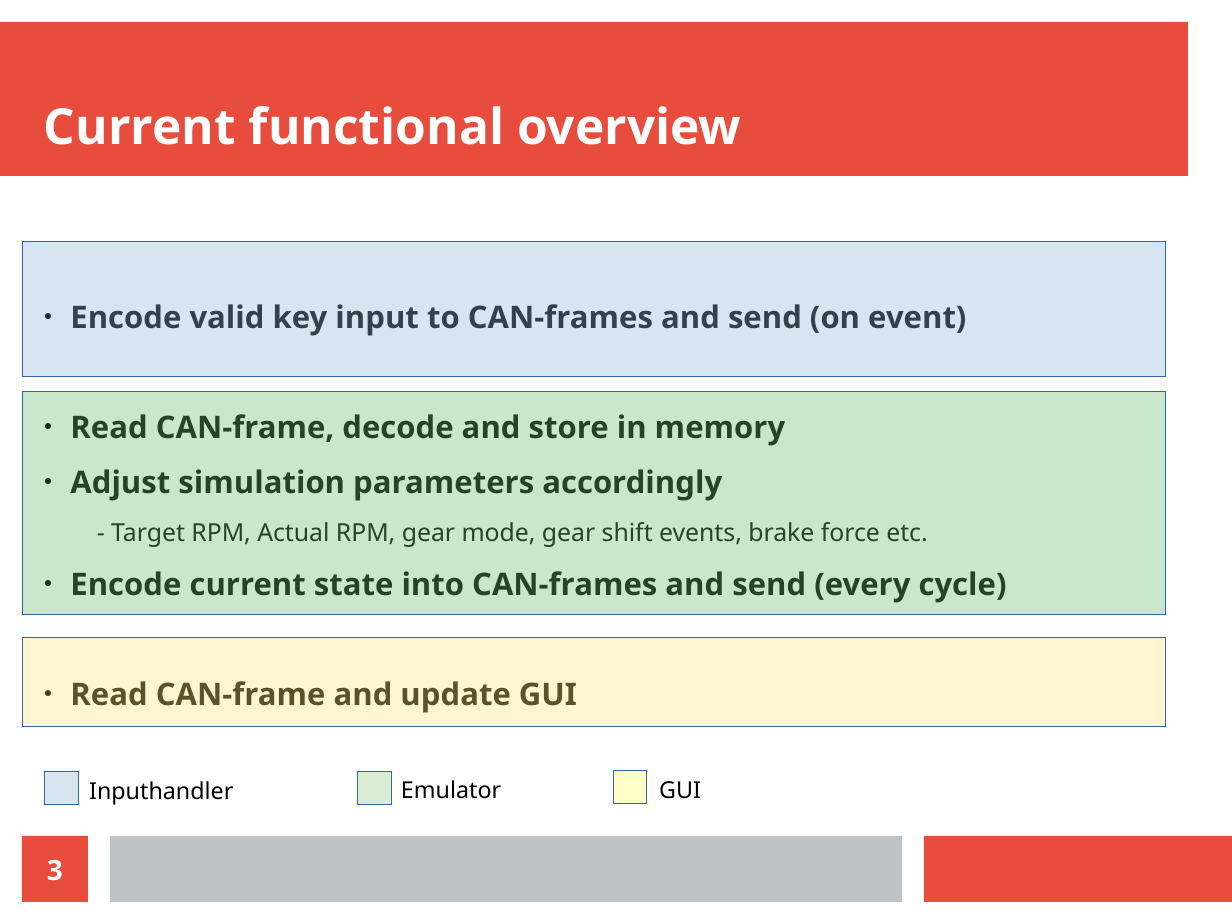
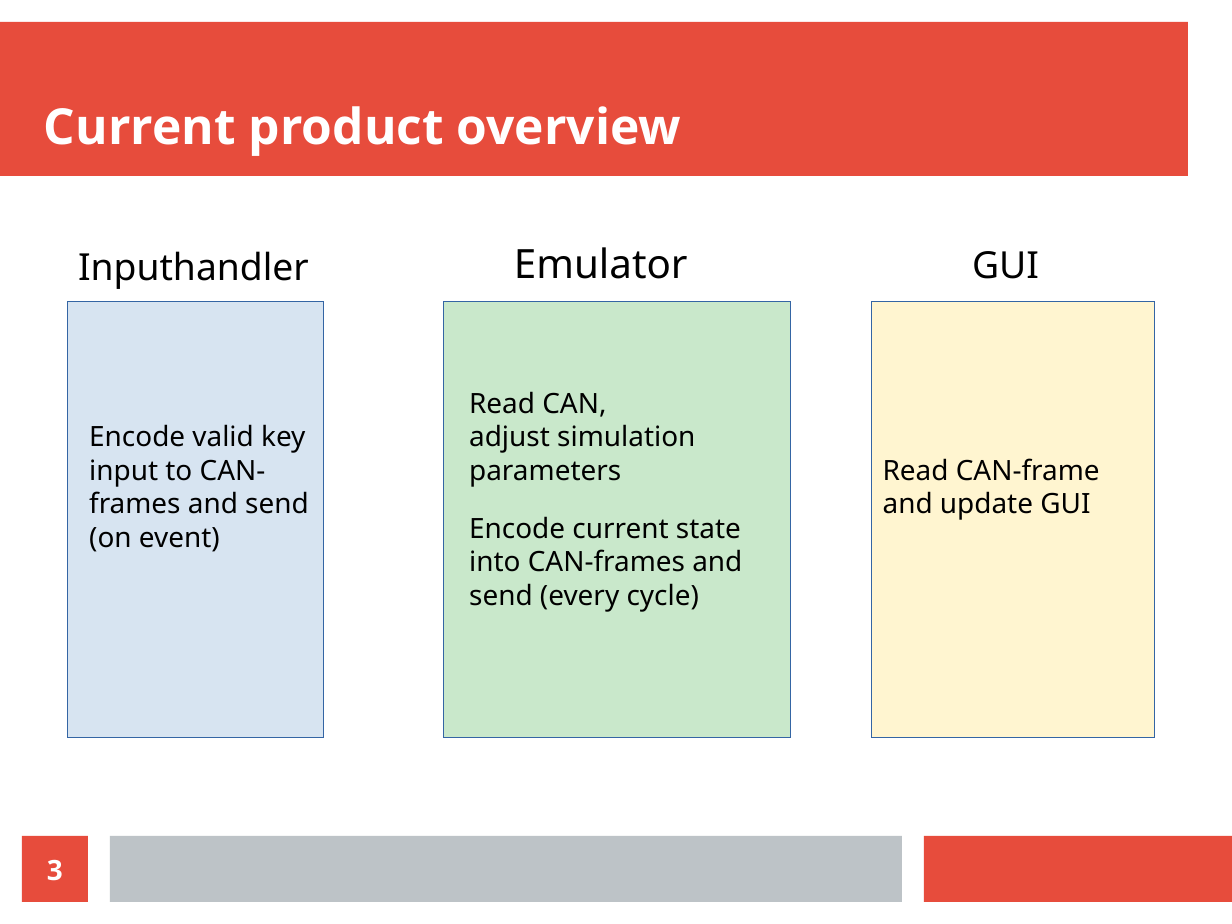
Before and after one commit to pepema/EGsim, a slide deck: slide 3 of Demo presentation.odp. Drawn at 1232x924 pixels with LibreOffice and Linux fonts; fonts in the diff are those of the drawing. Boxes give left, top, right and bottom in pixels: in the first picture for what was removed or moved away, otherwise in the second. Text is boxed around its words. In the diff, an @@ line names an element or a change of style, - is before the commit and + after.

Commit message:
updated presentation

```diff
--- a/Demo presentation.odp
+++ b/Demo presentation.odp
@@ title at (x1=44, y1=106, x2=681, y2=156): text changed @@
-Current functional overview
+Current product overview
@@ text "Inputhandler" moved from (x1=89, y1=781, x2=233, y2=805) to (x1=78, y1=251, x2=309, y2=289) @@
@@ text "Inputhandler" at (x1=78, y1=251, x2=309, y2=289): size 15 to 24 pt @@
@@ text "Emulator" moved from (x1=401, y1=780, x2=501, y2=799) to (x1=514, y1=247, x2=688, y2=279) @@
@@ text "Emulator" at (x1=514, y1=247, x2=688, y2=279): size 15 to 26 pt @@
@@ text "GUI" at (x1=972, y1=251, x2=1039, y2=279): size 15 to 24 pt @@
@@ text "GUI" moved from (x1=659, y1=781, x2=701, y2=799) to (x1=972, y1=251, x2=1039, y2=279) @@
@@ rectangle removed at (x1=22, y1=243, x2=1166, y2=377) @@
@@ rectangle added at (x1=67, y1=302, x2=324, y2=738), fill #729FCF at 28% opacity, outline #3465A4 0 pt @@
@@ text removed at (x1=70, y1=304, x2=1007, y2=713) @@
-● Encode valid key input to CAN-frames and send (on event)
-● Read CAN-frame, decode and store in memory
-● Adjust simulation parameters accordingly
-  - Target RPM, Actual RPM, gear mode, gear shift events, brake force etc.
-● Encode current state into CAN-frames and send (every cycle)
-● Read CAN-frame and update GUI
@@ rectangle resized from (x1=22, y1=391, x2=1166, y2=615) to (x1=444, y1=302, x2=790, y2=738) @@
@@ rectangle added at (x1=872, y1=302, x2=1155, y2=738), fill #FFDE59 at 28% opacity, outline #3465A4 0 pt @@
@@ text added at (x1=469, y1=391, x2=742, y2=612), 18 pt, text #000000 @@
+Read CAN,
+adjust simulation parameters
+Encode current state into CAN-frames and send (every cycle)
@@ text added at (x1=89, y1=424, x2=309, y2=552), 18 pt, text #000000 @@
+Encode valid key input to CAN-frames and send (on event)
@@ text added at (x1=883, y1=458, x2=1100, y2=520), 18 pt, text #000000 @@
+Read CAN-frame and update GUI
@@ rectangle removed at (x1=22, y1=637, x2=1166, y2=727) @@
@@ rectangle removed at (x1=45, y1=771, x2=78, y2=805) @@
@@ rectangle removed at (x1=358, y1=771, x2=391, y2=805) @@
@@ rectangle removed at (x1=614, y1=770, x2=647, y2=804) @@
```
Also in this commit, not shown: 3 other slides changed, 2 slides added, 1 slide removed.
